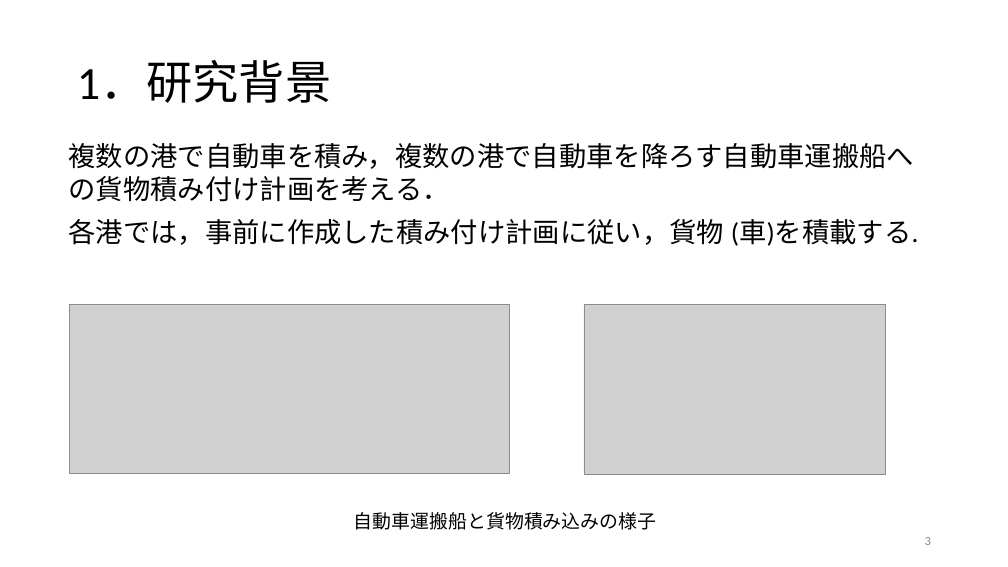
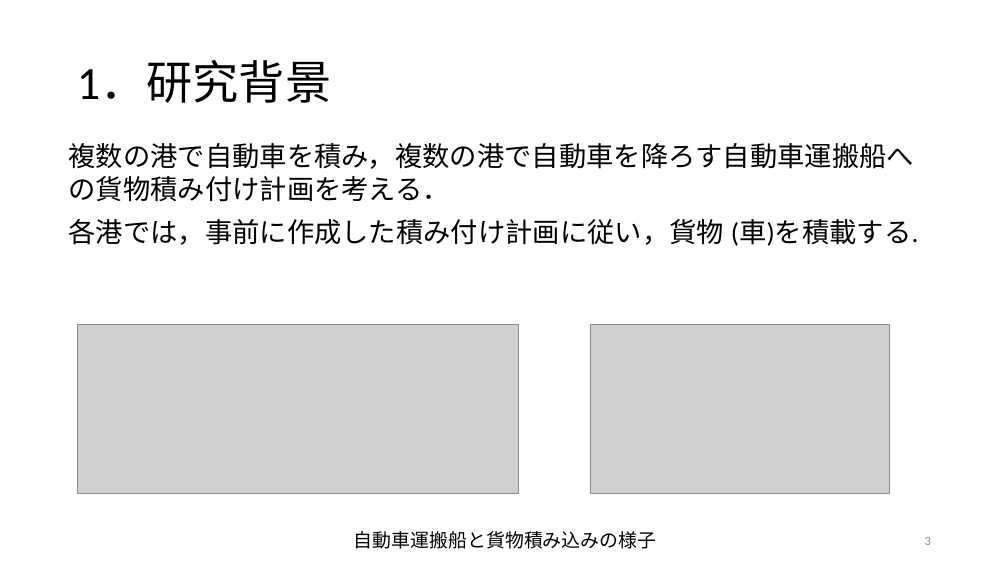
Before and after one commit to r-kurosu/kline, a slide deck: slide 3 of 卒論発表用スライド.pptx. Drawn at 1008x567 pixels with LibreOffice and Linux fonts; fonts in the diff are those of the drawing; grey boxes stand for pictures. Boxes give left, top, right and bottom in pixels: in the first picture for what was removed or moved away, otherwise in the second. Text is boxed around its words. In the diff, an @@ line names an element or a change of style, - is before the commit and + after.

```diff
--- a/卒論発表用スライド.pptx
+++ b/卒論発表用スライド.pptx
@@ picture: place and size @@
-picture at bbox=[70, 305, 510, 473]
+picture at bbox=[78, 324, 519, 493]
@@ picture: place and size @@
-picture at bbox=[584, 305, 885, 474]
+picture at bbox=[590, 324, 889, 493]
@@ text "自動車運搬船と貨物積み込みの様子": place and size @@
-text "自動車運搬船と貨物積み込みの様子" at bbox=[354, 512, 656, 530]
+text "自動車運搬船と貨物積み込みの様子" at bbox=[354, 531, 656, 549]
```
Also in this commit, not shown: 13 other slides changed, 5 slides added, 8 slides removed, 2 other files.
